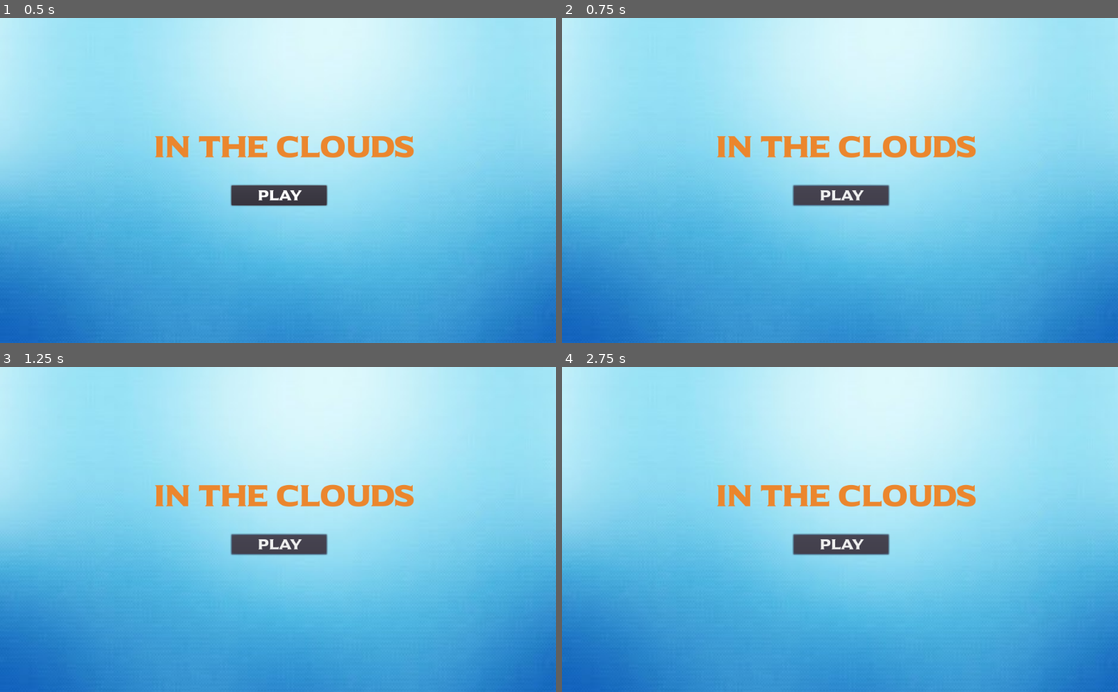
Above: before the commit, frames 1-4 (two rows, left to right).
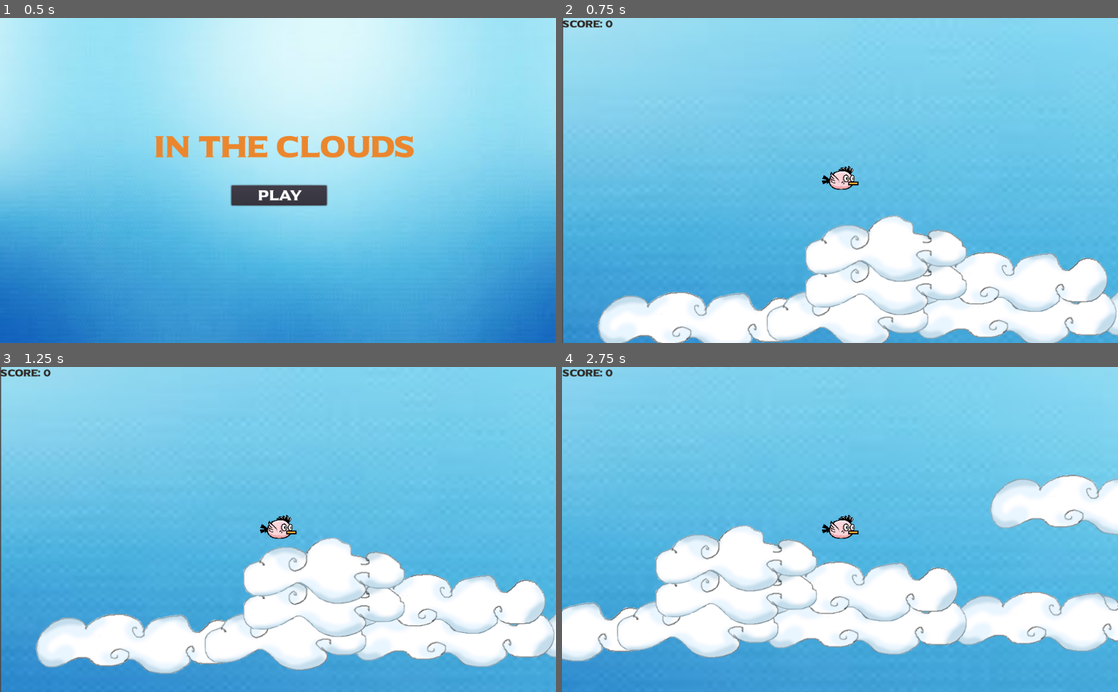
Above: after the commit, the same moments.

Repository: kgclemow/07-2D-Platformer-1st
Game: Godot game, scene res://Game.tscn
The game is run twice, just before and just after one commit, with the same random seed, the same clock (stepped at 60 frames per second) and the same inputs.
Inputs (mouse positions are in pixels of both pictures, inside the frame that each line leads up to):
- Up to frame 1 (0.5 s): no input
- Up to frame 2 (0.75 s): click "PLAY" at 0.5 s
- Up to frame 3 (1.25 s): no input
- Up to frame 4 (2.75 s): click (840, 545) at 1.25 s, where only the run before the commit has a clickable "PLAY"; tap Enter at 2 s; hold Right (ui_right) from 2.03 s (still down); tap Up (ui_up) at 2.27 s

Frame 1 is identical in both runs. In frame 2, 69% of the frame differs, in the area x 0-100%, y 0-100%; in frame 3, 77%; in frame 4, 81%.

Commit message:
Cleaned up fireballs (kindof) and fixed portals
I made a few changes to at least get the fireballs firing (you may want to change the layer for the clouds so they don't bounce off) and fix the bug you had with the portals. I also got the score update working. Let me know if I can help with anything else.

Diff:
--- a/Enemy.gd
+++ b/Enemy.gd
@@ -19,8 +19,8 @@
 	if randf() < fire_probability:
 		var b = Fire.instance()
 		b.position = position
-		b.position.y += 25
-		get_node("/root/Game/Fire").add_child(b)
+		b.position.x -= 40
+		get_node("/root/Level/Fire").add_child(b)
 
 
 func die() -> void:
--- a/Player.gd
+++ b/Player.gd
@@ -8,6 +8,12 @@
 var speed = 400
 var gravity = 40
 var jump_force = -1000
+
+signal score_changed
+
+func _ready():
+	emit_signal("score_changed")
+
 
 
 func _physics_process(delta):
@@ -33,6 +39,13 @@
 	#
 	motion = move_and_slide(motion, UP)
 
+
+func score_lowered(s):
+	score -= s
+	print(score)
+	emit_signal("score_changed")
+
+
 func die() -> void:
 	PlayerData.deaths += 1
 	queue_free()
--- a/Scenes/Enemy.tscn
+++ b/Scenes/Enemy.tscn
@@ -10,6 +10,7 @@
 
 [node name="Enemy" type="KinematicBody2D" parent="."]
 position = Vector2( 2958.9, 431.259 )
+collision_layer = 2
 script = ExtResource( 2 )
 
 [node name="Sprite" type="Sprite" parent="Enemy"]
--- a/Scenes/Fire.tscn
+++ b/Scenes/Fire.tscn
@@ -6,10 +6,15 @@
 [node name="Fire" type="Node2D"]
 
 [node name="Fire" type="RigidBody2D" parent="."]
+collision_layer = 4
+gravity_scale = 0.0
+linear_velocity = Vector2( -100, 0 )
+linear_damp = 0.0
 script = ExtResource( 2 )
 __meta__ = {
 "_edit_group_": true
 }
+speed = 300
 
 [node name="Sprite" type="Sprite" parent="Fire"]
 position = Vector2( 0.568848, -4.24998 )
--- a/Scenes/Level1.tscn
+++ b/Scenes/Level1.tscn
@@ -8,8 +8,9 @@
 [ext_resource path="res://Scenes/UI.tscn" type="PackedScene" id=6]
 [ext_resource path="res://Scenes/Enemy.tscn" type="PackedScene" id=7]
 [ext_resource path="res://Scenes/Portal.tscn" type="PackedScene" id=8]
-
-[node name="Level 1" type="Node2D"]
+[ext_resource path="res://Scenes/Level2.tscn" type="PackedScene" id=9]
+
+[node name="Level" type="Node2D"]
 
 [node name="Sky" type="TextureRect" parent="."]
 margin_top = -634.0
@@ -305,4 +306,8 @@
 
 [node name="Enemy" parent="." instance=ExtResource( 7 )]
 
+[node name="Fire" type="Node2D" parent="."]
+
 [node name="Portal" parent="." instance=ExtResource( 8 )]
+next_scene = ExtResource( 9 )
+[connection signal="score_changed" from="Player" to="UI Layer/UI" method="_on_Player_score_changed"]
--- a/Scenes/Level2.tscn
+++ b/Scenes/Level2.tscn
@@ -9,7 +9,7 @@
 [ext_resource path="res://Scenes/Enemy.tscn" type="PackedScene" id=7]
 [ext_resource path="res://Scenes/Portal.tscn" type="PackedScene" id=8]
 
-[node name="Level 2" type="Node2D"]
+[node name="Level" type="Node2D"]
 
 [node name="Sky" type="TextureRect" parent="."]
 margin_left = -337.79
@@ -270,3 +270,5 @@
 [node name="Portal3" parent="." instance=ExtResource( 8 )]
 position = Vector2( -132.135, -88.0898 )
 next_scene = ExtResource( 5 )
+
+[node name="Fire" type="Node2D" parent="."]
--- a/Scenes/Portal.tscn
+++ b/Scenes/Portal.tscn
@@ -1,8 +1,7 @@
-[gd_scene load_steps=6 format=2]
+[gd_scene load_steps=5 format=2]
 
 [ext_resource path="res://Assets/sun_shiny.png" type="Texture" id=1]
 [ext_resource path="res://Scripts/Portal.gd" type="Script" id=2]
-[ext_resource path="res://Scenes/Level2.tscn" type="PackedScene" id=3]
 
 [sub_resource type="Animation" id=1]
 resource_name = "Fade_in"
@@ -63,7 +62,6 @@
 monitorable = false
 collision_layer = 0
 script = ExtResource( 2 )
-next_scene = ExtResource( 3 )
 
 [node name="Sprite" type="Sprite" parent="."]
 position = Vector2( 3418.91, 251.949 )
--- a/Scripts/Fire.gd
+++ b/Scripts/Fire.gd
@@ -1,8 +1,8 @@
 extends RigidBody2D
 
-export var speed = 10
-export var score = -1
-onready var Player = get_node("/root/Game/Player")
+export var speed = 100
+export var score = 1
+onready var Player = get_node("/root/Level/Player")
 
 func _ready():
 	contact_monitor = true
@@ -11,15 +11,15 @@
 func _physics_process(delta):
 	var colliding = get_colliding_bodies()
 	for c in colliding:
-		if c.get_node("/root/Game/Player"):
-			Player.score_lowered(c.score)
-		queue_free()
+		if c.name == "Player":
+			Player.score_lowered(score)
+			queue_free()
 
 	if position.y > get_viewport_rect().size.y + 10:
 		queue_free()
 
 func _integrate_forces(state):
-	state.set_linear_velocity(Vector2(0,speed))
+	state.set_linear_velocity(Vector2(-speed,0))
 	state.set_angular_velocity(0)
 
 
--- a/Scripts/Portal.gd
+++ b/Scripts/Portal.gd
@@ -16,8 +16,8 @@
 
 
 func teleport() -> void:
-	get_tree().paused = true
-	anim_player.play("fade_out")
-	yield(anim_player, "animation_finished")
-	get_tree().paused = false
+	#get_tree().paused = true
+	#anim_player.play("Fade_in")
+	#yield(anim_player, "animation_finished")
+	#get_tree().paused = false
 	get_tree().change_scene_to(next_scene)
--- a/Scripts/UI.gd
+++ b/Scripts/UI.gd
@@ -40,3 +40,8 @@
 	paused = value
 	scene_tree.paused = value
 	pause_overlay.visible = value
+
+
+func _on_Player_score_changed():
+	var s = get_node("/root/Level/Player").score
+	score_label.text = "Score: %d" % s
Not shown: 1 places in Scenes/Level1.tscn that only renumber resources
